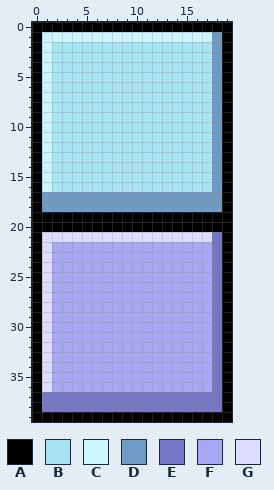
Edited in one commit: pixel-art sprite (PMC_Chrome_Extension/buttons/button_template.png). Above is the file before it was changed.
The file is 20x40 pixels.
Palette (. is transparent): A #000000  B #a7e5f4  C #cbf5ff  D #6e9ac6  E #7676c8  F #a7a7f4  G #ddddff
Pixels before, first column x 0:
 0 AAAAAAAAAAAAAAAAAAAA
 1 ACCCCCCCCCCCCCCCCCDA
 2 ACBBBBBBBBBBBBBBBBDA
 3 ACBBBBBBBBBBBBBBBBDA
 4 ACBBBBBBBBBBBBBBBBDA
 5 ACBBBBBBBBBBBBBBBBDA
 6 ACBBBBBBBBBBBBBBBBDA
 7 ACBBBBBBBBBBBBBBBBDA
 8 ACBBBBBBBBBBBBBBBBDA
 9 ACBBBBBBBBBBBBBBBBDA
10 ACBBBBBBBBBBBBBBBBDA
11 ACBBBBBBBBBBBBBBBBDA
12 ACBBBBBBBBBBBBBBBBDA
13 ACBBBBBBBBBBBBBBBBDA
14 ACBBBBBBBBBBBBBBBBDA
15 ACBBBBBBBBBBBBBBBBDA
16 ACBBBBBBBBBBBBBBBBDA
17 ADDDDDDDDDDDDDDDDDDA
18 ADDDDDDDDDDDDDDDDDDA
19 AAAAAAAAAAAAAAAAAAAA
20 AAAAAAAAAAAAAAAAAAAA
21 AGGGGGGGGGGGGGGGGGEA
22 AGFFFFFFFFFFFFFFFFEA
23 AGFFFFFFFFFFFFFFFFEA
24 AGFFFFFFFFFFFFFFFFEA
25 AGFFFFFFFFFFFFFFFFEA
26 AGFFFFFFFFFFFFFFFFEA
27 AGFFFFFFFFFFFFFFFFEA
28 AGFFFFFFFFFFFFFFFFEA
29 AGFFFFFFFFFFFFFFFFEA
30 AGFFFFFFFFFFFFFFFFEA
31 AGFFFFFFFFFFFFFFFFEA
32 AGFFFFFFFFFFFFFFFFEA
33 AGFFFFFFFFFFFFFFFFEA
34 AGFFFFFFFFFFFFFFFFEA
35 AGFFFFFFFFFFFFFFFFEA
36 AGFFFFFFFFFFFFFFFFEA
37 AEEEEEEEEEEEEEEEEEEA
38 AEEEEEEEEEEEEEEEEEEA
39 AAAAAAAAAAAAAAAAAAAA
Once edited:
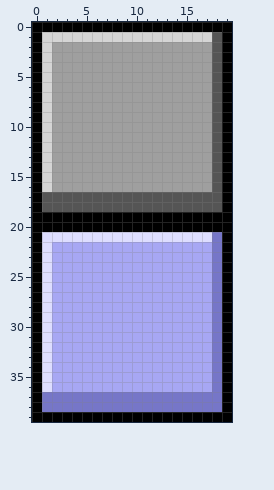
Log entry: Switched to a better button highlight color
What changed:
colour B: #a7e5f4 -> #9f9f9f
colour C: #cbf5ff -> #d5d5d5
colour D: #6e9ac6 -> #555555
Changed places in both pictures, as pixel boxes (x1, y1, x2, y2):
changed: (42, 32, 222, 212)
